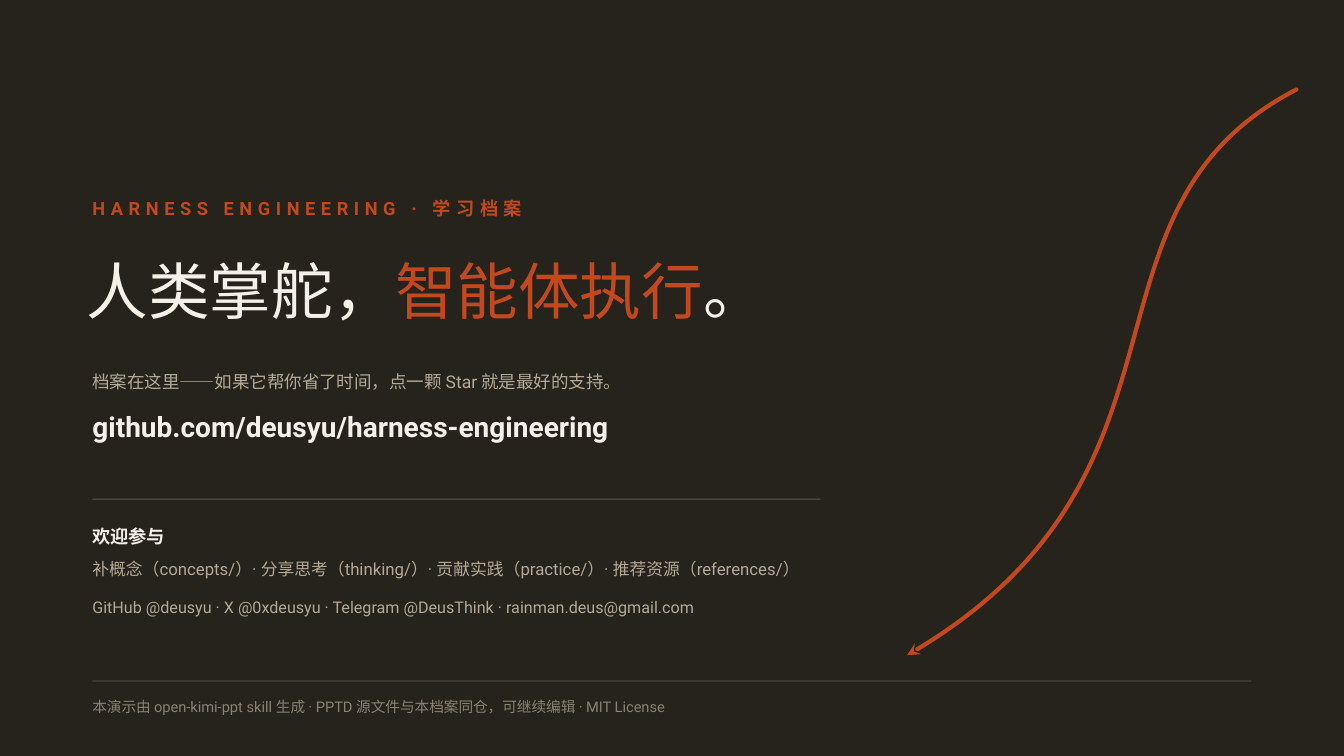
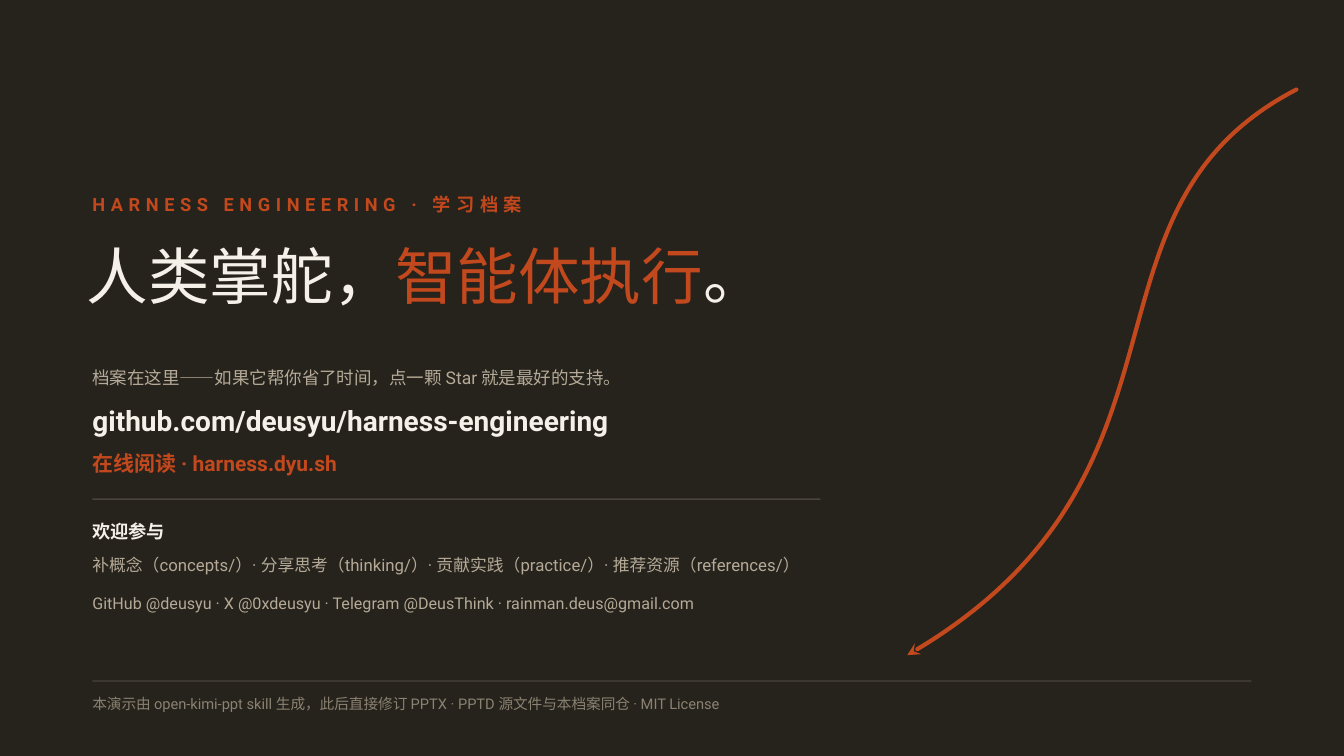
Before and after one commit to deusyu/harness-engineering, a slide deck: slide 10 of works/harness-engineering-intro-deck/deck/deck.pptx. Drawn at 1344x756 pixels with LibreOffice and Linux fonts; fonts in the diff are those of the drawing. Boxes give left, top, right and bottom in pixels: in the first picture for what was removed or moved away, otherwise in the second. Text is boxed around its words. In the diff, an @@ line names an element or a change of style, - is before the commit and + after.

```diff
--- a/works/harness-engineering-intro-deck/deck/deck.pptx
+++ b/works/harness-engineering-intro-deck/deck/deck.pptx
@@ text "HARNESS ENGINEERING · 学习档案" at (92, 195, 522, 213): line spacing 1.2 to 15.6pt @@
@@ text "人类掌舵，智能体执行。" at (87, 247, 765, 306): line spacing 1.2 to 52.8pt @@
@@ text "档案在这里——如果它帮你省了时间，点一颗 Star 就是最好的支持。" at (92, 369, 622, 386): line spacing 1.2 to 15pt @@
@@ text "github.com/deusyu/harness-engineering" at (92, 410, 608, 437): line spacing 1.2 to 24pt @@
@@ text added at (92, 453, 337, 476), 15 pt, text #C2481D, bold @@
+在线阅读 · harness.dyu.sh
@@ text "欢迎参与" at (92, 522, 165, 540): line spacing 1.2 to 15.6pt @@
@@ text "补概念（concepts/）· 分享思考（thinking/）· 贡献实践（practice/）· 推荐资源（refer ..." at (92, 557, 800, 575): line spacing 1.2 to 14.4pt @@
@@ text "GitHub @deusyu · X @0xdeusyu ..." at (92, 597, 694, 613): line spacing 1.2 to 13.8pt @@
@@ text at (92, 697, 719, 712): text changed @@
-本演示由 open-kimi-ppt skill 生成 · PPTD 源文件与本档案同仓，可继续编辑 · MIT License
+本演示由 open-kimi-ppt skill 生成，此后直接修订 PPTX · PPTD 源文件与本档案同仓 · MIT License
```
Also in this commit, not shown: 9 other slides changed, 18 other files.
